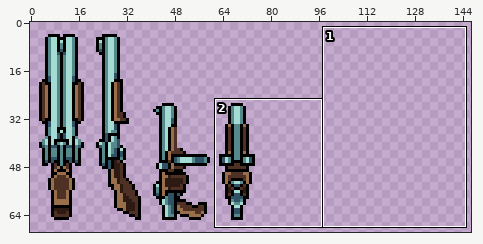
One commit to this sprite sheet: UnityProject/Assets/Weapon/Sprites/guns.png. Above: a wide view before the commit, with the close-up outlined.
Close-up. As it was:
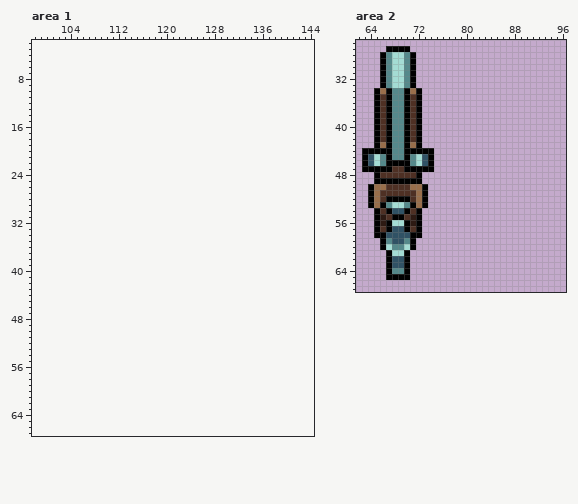
The file is 100x100 pixels. Shown: area 1: x 98..144, y 2..67; area 2: x 62..96, y 26..67. The old version is drawn lined up with the new one, on the new canvas. The wide view leaves out empty margins. The commit also changed other parts of the picture, which this record leaves out.
And afterwards:
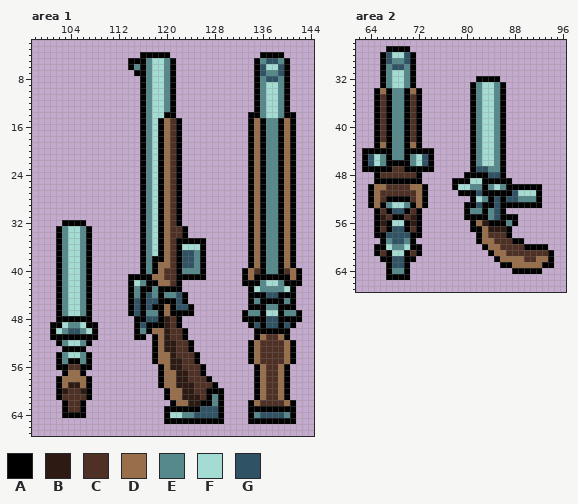
Palette (. is transparent): A #000000  B #2d1a13  C #4e3024  D #986e4b  E #55898b  F #a4dcd4  G #305265
From old to new:
canvas 100x100 -> 500x150, the old top-left corner now at -2,-1 (the part of the old canvas that was cut away was empty and is not shown)
--- area 1
@@ x 98..144 @@
  3 ...............................................
- 4 ...............................................
- 5 ...............................................
- 6 ...............................................
- 7 ...............................................
- 8 ...............................................
- 9 ...............................................
-10 ...............................................
-11 ...............................................
-12 ...............................................
-13 ...............................................
-14 ...............................................
-15 ...............................................
-16 ...............................................
-17 ...............................................
-18 ...............................................
-19 ...............................................
-20 ...............................................
-21 ...............................................
-22 ...............................................
-23 ...............................................
-24 ...............................................
-25 ...............................................
-26 ...............................................
-27 ...............................................
-28 ...............................................
-29 ...............................................
-30 ...............................................
-31 ...............................................
-32 ...............................................
-33 ...............................................
-34 ...............................................
-35 ...............................................
-36 ...............................................
-37 ...............................................
-38 ...............................................
-39 ...............................................
-40 ...............................................
-41 ...............................................
-42 ...............................................
-43 ...............................................
-44 ...............................................
-45 ...............................................
-46 ...............................................
-47 ...............................................
-48 ...............................................
-49 ...............................................
-50 ...............................................
-51 ...............................................
-52 ...............................................
-53 ...............................................
-54 ...............................................
-55 ...............................................
-56 ...............................................
-57 ...............................................
-58 ...............................................
-59 ...............................................
-60 ...............................................
-61 ...............................................
-62 ...............................................
-63 ...............................................
-64 ...............................................
-65 ...............................................
+ 4 ..................AAAAA...............AAAA.....
+ 5 ................AAAEFFEA.............AEGGEA....
+ 6 ................AEAEFFEA.............AGFFGA....
+ 7 .................AAEFFEA.............AGEEGA....
+ 8 ..................AEFFEA.............AEGGEA....
+ 9 ..................AEFFEA.............AEFFEA....
+10 ..................AEFFEA.............AEFFEA....
+11 ..................AEFFEA.............AEFFEA....
+12 ..................AEFFEA.............AEFFEA....
+13 ..................AEFFEA.............AEFFEA....
+14 ..................AEFFAA............AAEFFEAA...
+15 ..................AEFADCA...........ADAEEADA...
+16 ..................AEFADCA...........ADAEEADA...
+17 ..................AEFADCA...........ADAEEADA...
+18 ..................AEFADCA...........ADAEEADA...
+19 ..................AEFADCA...........ADAEEADA...
+20 ..................AEFADCA...........ADAEEADA...
+21 ..................AEFADCA...........ADAEEADA...
+22 ..................AEFADCA...........ADAEEADA...
+23 ..................AEFADCA...........ADAEEADA...
+24 ..................AEFADCA...........ADAEEADA...
+25 ..................AEFADCA...........ADAEEADA...
+26 ..................AEFADCA...........ADAEEADA...
+27 ..................AEFADCA...........ADAEEADA...
+28 ..................AEFADCA...........ADAEEADA...
+29 ..................AEFADCA...........ADAEEADA...
+30 ..................AEFADCA...........ADAEEADA...
+31 ..................AEFADCA...........ADAEEADA...
+32 .....AAAA.........AEFADCA...........ADAEEADA...
+33 ....AEFFEA........AEFADCCA..........ADAEEADA...
+34 ....AEFFEA........AEFADCCA..........ADAEEADA...
+35 ....AEFFEA........AEFADCAAAAA.......ADAEEADA...
+36 ....AEFFEA........AEFADCAFFFA.......ADAEEADA...
+37 ....AEFFEA........AEFADCAGGEA.......ADAEEADA...
+38 ....AEFFEA........AEAADCAGGEA.......ADAEEADA...
+39 ....AEFFEA........AEADDCAGGEA.......ADAEEADA...
+40 ....AEFFEA........AEADCCAEEEA......ADCAEEACDA..
+41 ....AEFFEA......AAAADDCCAAAAA......ADAAAAAADA..
+42 ....AEFFEA......AFEAADDCA..........AAAEFFEAAA..
+43 ....AEFFEA......AEAAEAAAA...........AFEEEEFA...
+44 ....AEFFEA......AEAGEAEEGA..........AAAGGAAA...
+45 ....AEFFEA......AGAGGAAAGA..........AEAAAAEA...
+46 ....AEFFEA......AGAGAADAGGA.........AAAEEAAA...
+47 ....AEFFEA......AGAEEADAAAA........AEEAFFAEEA..
+48 ....AAAAAA.......AAGGABCA..........AAAAGGAAAA..
+49 ...AAFEEFAA......AGAAABCA...........AGAGGAGA...
+50 ...AFEGGEFA......AEADDBCCA...........AAAAAA....
+51 ...AAAAAAAA......AA.ADBCCA...........ADCCDA....
+52 ....AEFFEA..........ADBBCCA.........ADCCCCDA...
+53 .....AAAA...........ADBBCCA.........ADCCCCDA...
+54 ....AEFFEA..........ADDBCCCA........ADCCCCDA...
+55 ....AEAAEA..........ADDBBCCA........ADCCCCDA...
+56 ....AACCAA...........ADBBCCCA........ADCCDA....
+57 .....ADDA............ADDBBCCA........ADCCDA....
+58 ....ADDDDA...........ADDBBCCCA.......ADCCDA....
+59 ....ADBBDA...........ADDBBBCCCA......ADCCDA....
+60 ....ABCCBA............ADDBBCCAAA.....ADCCDA....
+61 ....ACCCCA............ADDBBBCAEA.....ADCCDA....
+62 .....ACCA..............ADDBBAAEA....ADCCCCDA...
+63 .....ACCA.............AAAAAAGGGA....AAAAAAAA...
+64 .....AAAA.............AFFEEGGGGA....AEGGGGEA...
+65 ......................AAAAAAAAAA....AAAAAAAA...
 66 ...............................................
--- area 2
@@ x 62..96 @@
 27 .....AAAA..........................
-28 ....AEFFEA.........................
-29 ....AEFFEA.........................
-30 ....AEFFEA.........................
+28 ....AGFFGA.........................
+29 ....AGEEGA.........................
+30 ....AEGGEA.........................
 31 ....AEFFEA.........................
-32 ....AEFFEA.........................
-33 ....AEFFEA.........................
-34 ...ADAEEADA........................
-35 ...ACAEEACA........................
-36 ...ACAEEACA........................
-37 ...ACAEEACA........................
-38 ...ACAEEACA........................
-39 ...ACAEEACA........................
-40 ...ACAEEACA........................
-41 ...ACAEEACA........................
-42 ...ACAEEACA........................
-43 ...ADAEEADA........................
-44 .AAAAAEEAAAAA......................
-45 .AGFEAEEAEFGA......................
-46 .AGFEAAAAEFGA......................
-47 .AAAAACCAAAAA......................
-48 ...ACCCCCCA........................
-49 ...AAAAAAAA........................
-50 ..ADDCCCCDDA.......................
-51 ..ADCCCCCCDA.......................
-52 ..ADCAAAACDA.......................
-53 ..ADAEFFEADA.......................
-54 ...ACAGGACA........................
-55 ...ABCAACBA........................
-56 ...ABAFFABA........................
-57 ...ACAGGACA........................
-58 ...AAGGGGAA........................
-59 ....AEGGEA.........................
-60 ....AFEEFA.........................
-61 .....AFFA..........................
-62 .....AGGA..........................
-63 .....AGGA..........................
-64 .....AEEA..........................
+32 ....AEFFEA..........AAAA...........
+33 ....AEFFEA.........AEFFEA..........
+34 ...ADAEEADA........AEFFEA..........
+35 ...ACAEEACA........AEFFEA..........
+36 ...ACAEEACA........AEFFEA..........
+37 ...ACAEEACA........AEFFEA..........
+38 ...ACAEEACA........AEFFEA..........
+39 ...ACAEEACA........AEFFEA..........
+40 ...ACAEEACA........AEFFEA..........
+41 ...ACAEEACA........AEFFEA..........
+42 ...ACAEEACA........AEFFEA..........
+43 ...ADAEEADA........AEFFEA..........
+44 .AAAAAEEAAAAA......AEFFEA..........
+45 .AGFEAEEAEFGA......AEFFEA..........
+46 .AGFEAAAAEFGA......AEFFEA..........
+47 .AAAAACCAAAAA......AGGEEA..........
+48 ...ACCCCCCA.......AAAAGGA..........
+49 ...AAAAAAAA.....AAAFFAAAAA.........
+50 ..ADDCCCCDDA....AFFEEAEFEAAAAAA....
+51 ..ADCCCCCCDA.....AAAGAAAAAGFFFA....
+52 ..ADCAAAACDA.......AFEAGAGGEEEA....
+53 ..ADAEFFEADA......AAGAAGAAAAAAA....
+54 ...ACAGGACA.......AEEAEGA..........
+55 ...ABCAACBA.......AAAAEGAAA........
+56 ...ABAFFABA........ADBAAAEA........
+57 ...ACAGGACA........AADBBBA.........
+58 ...AAGGGGAA.........ADCCCA.........
+59 ....AEGGEA..........ADDCCCAA.......
+60 ...AAFEEFAA..........ADDCCCCAAAA...
+61 ...ACAFFACA...........ADDCCCCCCCA..
+62 ....AAGGAA.............ADDDDCCDDA..
+63 .....AGGA...............AADDDDDAA..
+64 .....AEEA.................AAAAA....
 65 .....AAAA..........................
Where, in picture pixels (left, top, right, bottom), the same in both close-ups:
added: (128, 52, 224, 424)
added: (242, 52, 302, 424)
added: (50, 220, 98, 418)
changed: (386, 52, 410, 70)
added: (452, 76, 554, 274)
added: (374, 244, 386, 262)
added: (410, 244, 422, 262)
